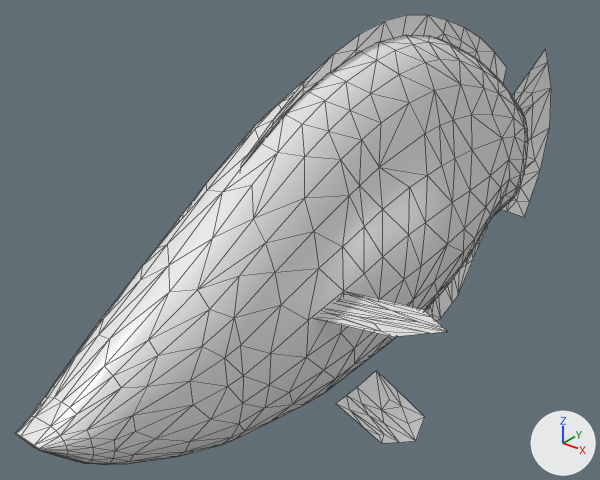
Two versions of the glTF model apps/web/public/assets/fish/six-line-wrasse/lod1.glb, one commit apart.
Before and after are seen from a 50 mm lens placed at (0.0414, -0.0606, 0.034), pointed at (-0.0071, 0.0, -0.0036). The axes (+X, +Y, +Z) are drawn at lower right. The lights are the same throughout. The first picture is the older version. Mesh edges are drawn as thin lines.

Names of what the first picture shows: 'six-line-wrasse'.
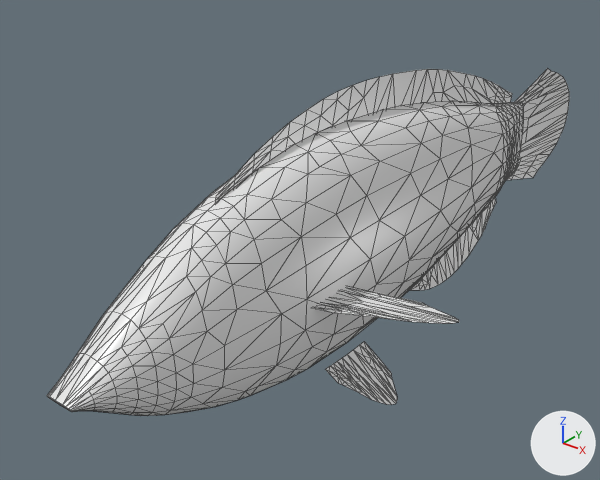
Location of each change, (x1, y1, x2, y2) in pixels of the pictures (600 x 480 px):
```json
{"object": "six-line-wrasse", "change": "reshaped", "before": [15, 15, 551, 465], "after": [47, 68, 569, 416], "on screen": "23% shorter"}
{"part": 1, "of": "me_six_line_wrasse", "change": "rebuilt", "before": [15, 35, 528, 465], "after": [47, 101, 524, 416], "on screen": "7% narrower, 27% shorter"}
{"part": 2, "of": "me_six_line_wrasse", "change": "rebuilt", "before": [425, 227, 487, 320], "after": [410, 198, 496, 290], "on screen": "38% wider"}
{"part": 3, "of": "me_six_line_wrasse", "change": "rebuilt", "before": [241, 15, 507, 167], "after": [216, 69, 512, 202], "on screen": "11% wider, 12% shorter"}
{"part": 4, "of": "me_six_line_wrasse", "change": "rebuilt", "before": [502, 49, 551, 217], "after": [507, 68, 569, 180], "on screen": "26% wider, 33% shorter"}
{"part": 5, "of": "me_six_line_wrasse", "change": "rebuilt", "before": [316, 292, 447, 337], "after": [315, 286, 459, 323], "on screen": "10% wider, 17% shorter"}
{"part": 6, "of": "me_six_line_wrasse", "change": "added", "after": [325, 342, 397, 405]}
{"part": 7, "of": "me_six_line_wrasse", "change": "deleted", "before": [336, 370, 424, 443]}
```

Scene script edits in JSON lines:
```json
{"block": "me_six_line_wrasse", "where": "# used by ob_six_line_wrasse; location = (0.0, 0.0, 0.0)"}
{"op": "remove", "block": "me_six_line_wrasse", "code": "me_six_line_wrasse.from_pydata(...)  # 690 vertices, 1257 faces; spans x -0.0143..0.0143, y -0.0377..0.0456, z -0.0225..0.0192"}
{"op": "add", "block": "me_six_line_wrasse", "code": "me_six_line_wrasse.from_pydata(...)  # 977 vertices, 1727 faces; spans x -0.0139..0.0139, y -0.035..0.0515, z -0.0176..0.0143"}
{"block": "me_six_line_wrasse", "change": "me_six_line_wrasse part 1: the loose piece of 490 vertices spanning x -0.0062..0.0063, y -0.0377..0.0323, z -0.0149..0.0174 is rebuilt with 554 vertices and now spans x -0.005..0.005, y -0.035..0.035, z -0.011..0.0113"}
{"block": "me_six_line_wrasse", "change": "me_six_line_wrasse part 2: the loose piece of 48 vertices spanning x 0.0, y 0.0113..0.0291, z -0.0192..-0.0072 is rebuilt with 78 vertices and now spans x 0.0, y 0.0084..0.031, z -0.0141..-0.0045"}
{"block": "me_six_line_wrasse", "change": "me_six_line_wrasse part 3: the loose piece of 41 vertices spanning x 0.0, y -0.0167..0.0298, z 0.0062..0.0192 is rebuilt with 91 vertices and now spans x 0.0, y -0.0196..0.0321, z 0.0037..0.0143"}
{"block": "me_six_line_wrasse", "change": "me_six_line_wrasse part 4: the loose piece of 33 vertices spanning x 0.0, y 0.0309..0.0456, z -0.0133..0.01 is rebuilt with 62 vertices and now spans x 0.0, y 0.0315..0.0515, z -0.0078..0.0072"}
{"block": "me_six_line_wrasse", "change": "me_six_line_wrasse part 5: the loose piece of 22 vertices spanning x 0.0046..0.0143, y -0.0153..-0.0069, z -0.0027..-0.0002 is rebuilt with 47 vertices and now spans x 0.0035..0.0139, y -0.014..-0.0043, z -0.0033..-0.001"}
{"block": "me_six_line_wrasse", "change": "me_six_line_wrasse part 6: a new loose piece of 50 vertices spanning x 0.0036..0.0061, y -0.0098..-0.0005, z -0.0176..-0.0097, in mat_six_line_wrasse (its picture is missing)"}
{"block": "me_six_line_wrasse", "change": "me_six_line_wrasse part 7"}
{"block": "me_six_line_wrasse", "change": "38 vertices are removed from x -0.0078..0.0078, y -0.0097..0.0032, z -0.0225..-0.013"}
{"block": "me_six_line_wrasse", "change": "53 faces are deleted"}
{"block": "me_six_line_wrasse", "change": "other edits to the shape of me_six_line_wrasse do not show in these pictures"}
```
